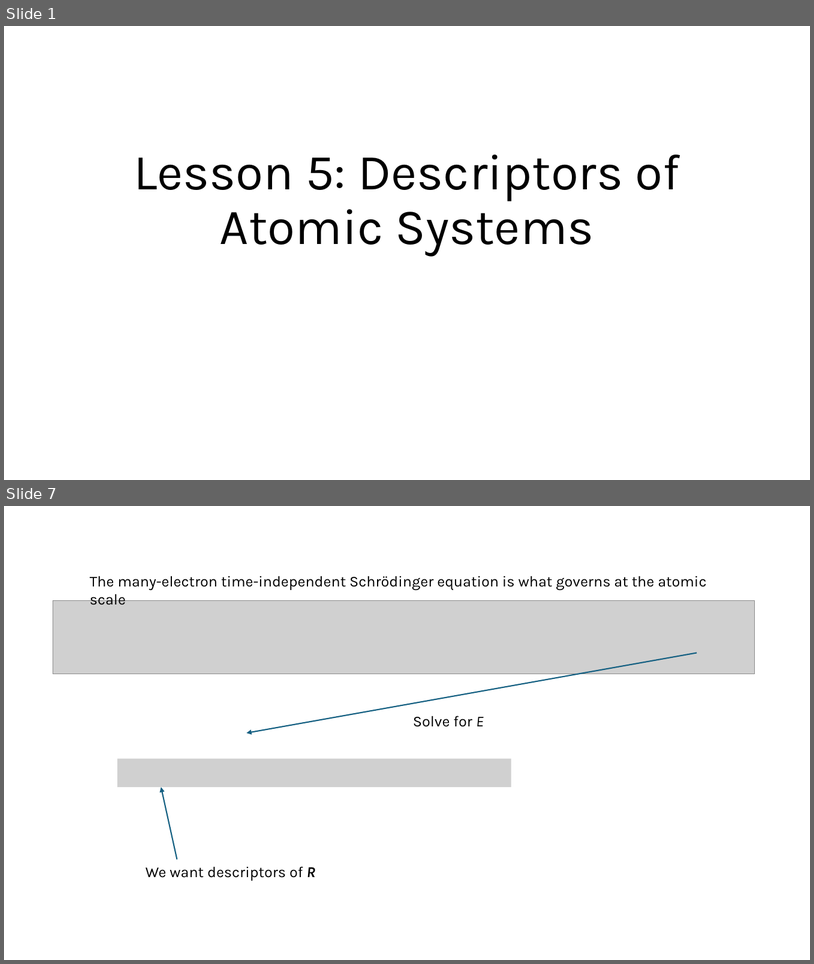
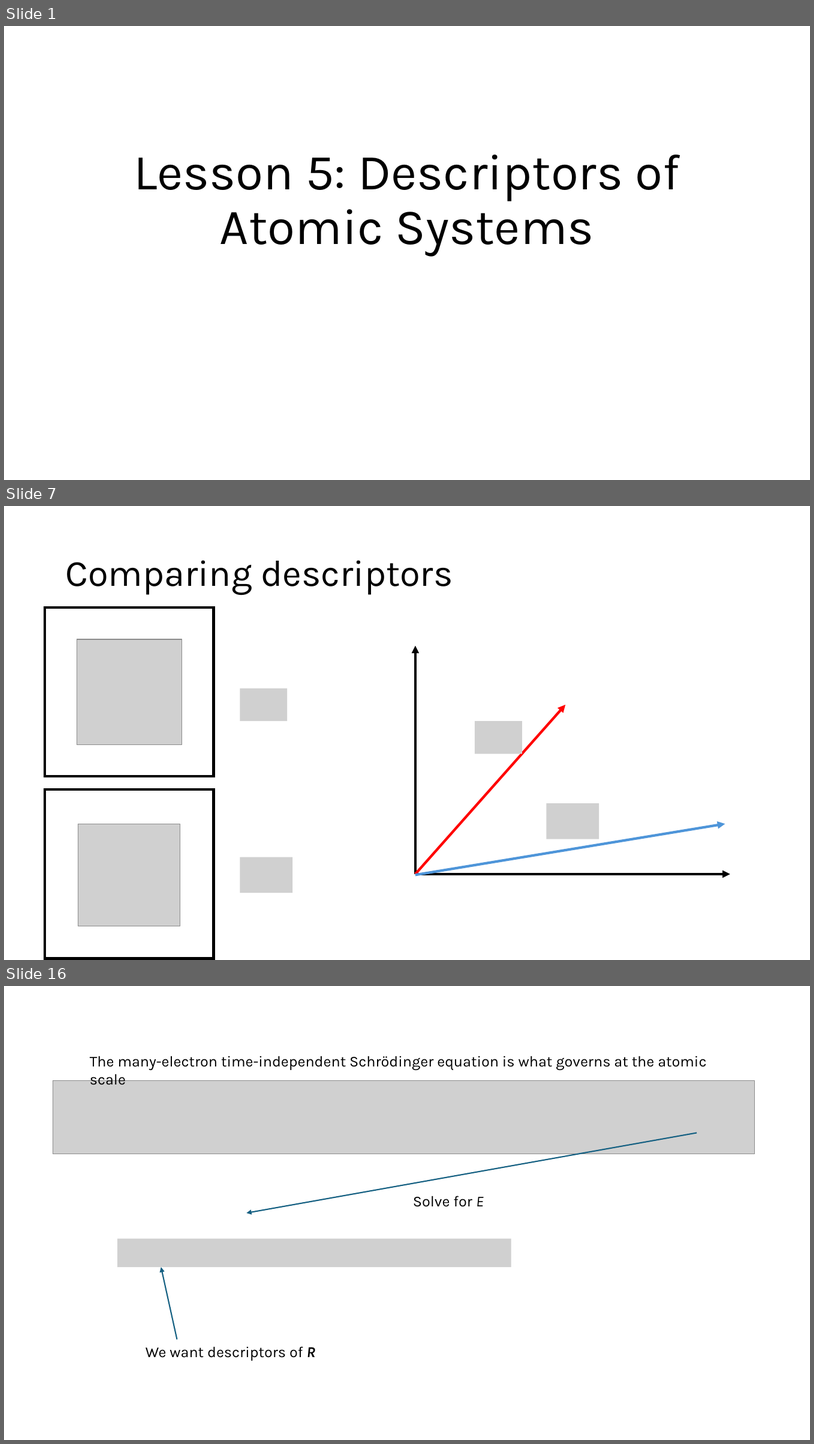
Before and after one commit to Mads-PeterVC/imlms, a slide deck: lessons/lesson_5/lecture_5.pptx. Shown one above the other, each under a label of ours: slides 1 and 7 before the commit, slides 1, 7 and 16 after it; the slides between them are not shown. The pictures are 814x964 and 814x1444 pixels, drawn with LibreOffice and Linux fonts; fonts in the diff are those of the drawing; grey boxes stand for pictures. Boxes give left, top, right and bottom in pixels: in the first picture for what was removed or moved away, otherwise in the second. Text is boxed around its words. In the diff, an @@ line names an element or a change of style, - is before the commit and + after.

```diff
--- a/lessons/lesson_5/lecture_5.pptx
+++ b/lessons/lesson_5/lecture_5.pptx
@@ slide 7 added at box(4, 506, 810, 960), background #FFFFFF @@
@@ title added at box(65, 560, 453, 595), 44 pt, text #000000 @@
+Comparing descriptors
@@ rectangle added at box(45, 607, 214, 776), outline #000000 3 pt @@
@@ picture added at box(77, 639, 182, 744) @@
@@ arrow added from (416, 874) to (416, 646), #000000 3 pt @@
@@ picture added at box(240, 688, 287, 721) @@
@@ arrow added from (416, 874) to (566, 705), #FF0000 3 pt @@
@@ picture added at box(475, 721, 522, 753) @@
@@ rectangle added at box(45, 789, 214, 958), outline #000000 3 pt @@
@@ picture added at box(546, 803, 599, 839) @@
@@ picture added at box(78, 823, 180, 926) @@
@@ arrow added from (416, 874) to (726, 823), #4E95D9 3 pt @@
@@ picture added at box(240, 857, 293, 892) @@
@@ arrow added from (416, 874) to (731, 874), #000000 3 pt @@
@@ what was slide 7 is now slide 16 @@
```
Also in this commit, not shown: 12 other slides added, 3 other files.
